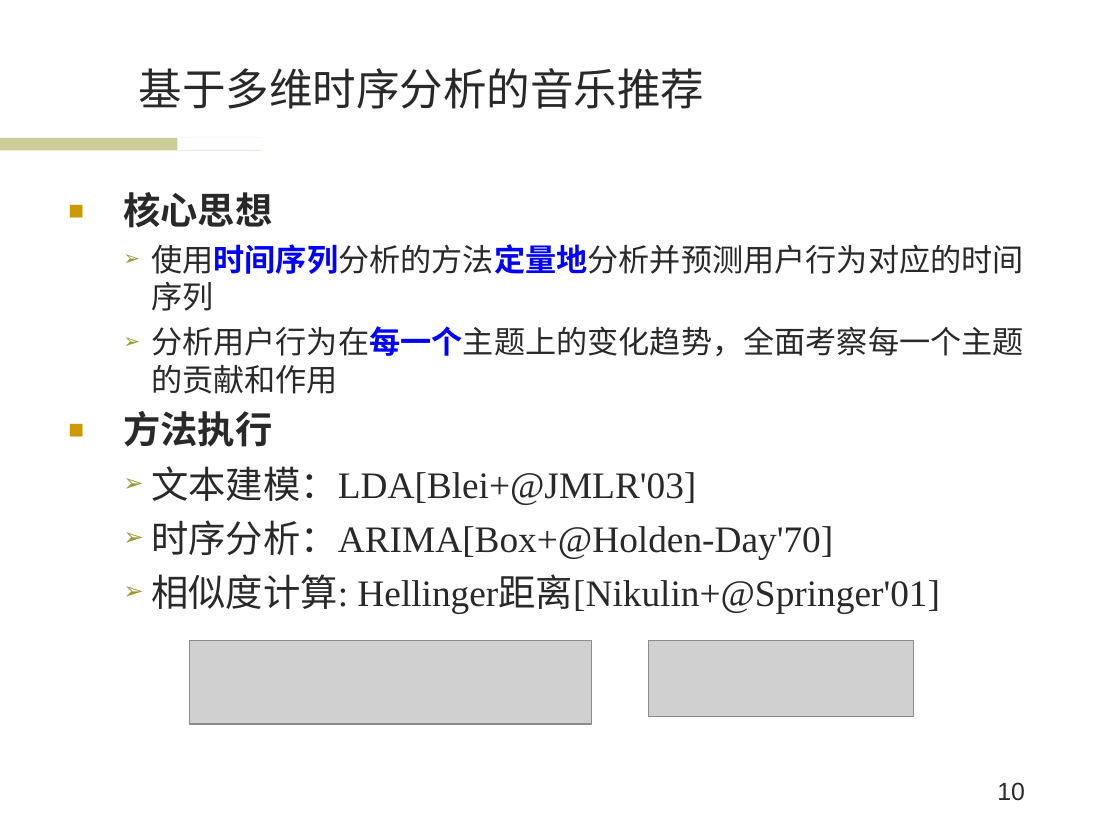
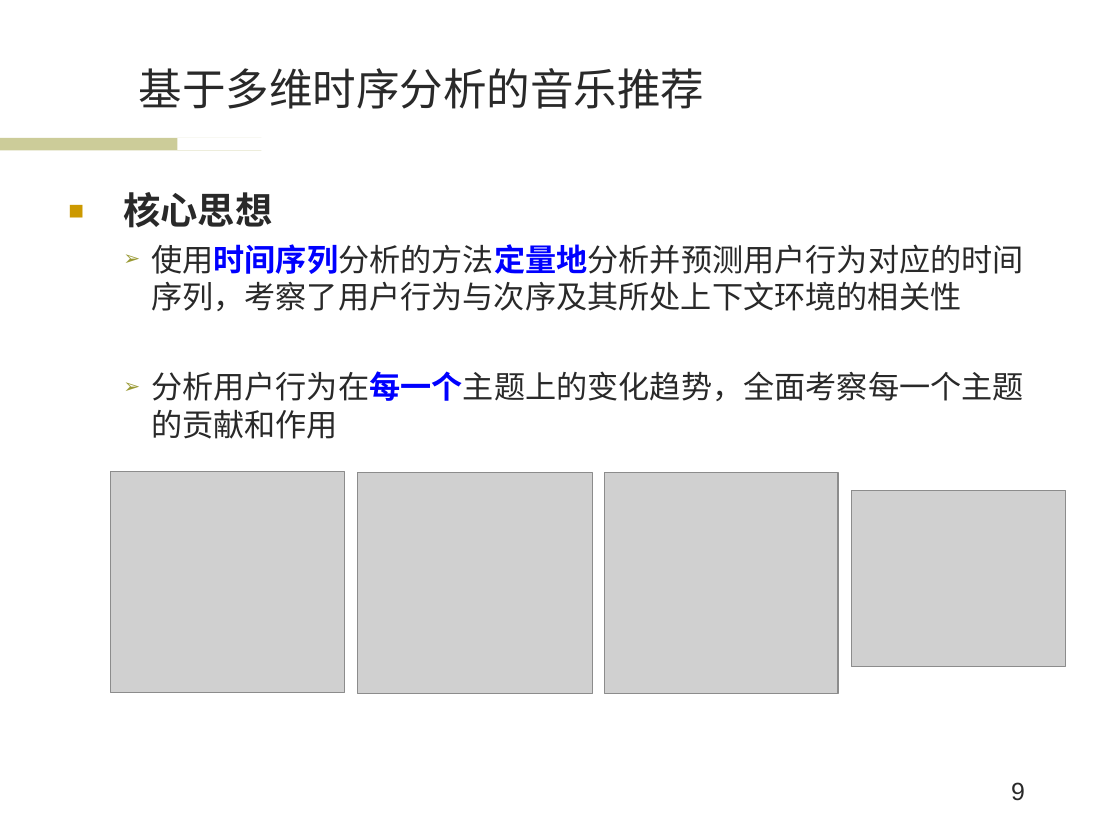
Before and after one commit to wwssttt/NJUThesis, a slide deck: slide 9 of 答辩准备/一种基于时间序列分析的个性化音乐推荐系统及其实现.ppt (slide 10 before the commit). Drawn at 1120x840 pixels with LibreOffice and Linux fonts; fonts in the diff are those of the drawing; grey boxes stand for pictures; background and template pictures are left out. Boxes give left, top, right and bottom in pixels: in the first picture for what was removed or moved away, otherwise in the second. Text is boxed around its words. In the diff, an @@ line names an element or a change of style, - is before the commit and + after.

```diff
--- a/答辩准备/一种基于时间序列分析的个性化音乐推荐系统及其实现.ppt
+++ b/答辩准备/一种基于时间序列分析的个性化音乐推荐系统及其实现.ppt
@@ text at box(151, 244, 1024, 311): text changed @@
-  ➢ 使用时间序列分析的方法定量地分析并预测用户行为对应的时间序列
+  ➢ 使用时间序列分析的方法定量地分析并预测用户行为对应的时间序列，考察了用户行为与次序及其所处上下文环境的相关性
@@ text at box(123, 411, 940, 613): paragraphs removed @@
-■ 方法执行
-  ➢ 文本建模：LDA[Blei+@JMLR'03]
-  ➢ 时序分析：ARIMA[Box+@Holden-Day'70]
-  ➢ 相似度计算: Hellinger距离[Nikulin+@Springer'01]
@@ picture added at box(111, 472, 345, 692) @@
@@ picture: place and size @@
-picture at box(189, 641, 591, 725)
+picture at box(357, 473, 592, 693)
@@ picture: place and size @@
-picture at box(648, 641, 914, 717)
+picture at box(605, 473, 839, 693)
@@ picture added at box(851, 491, 1065, 666) @@
@@ page number at box(1011, 782, 1025, 801): text changed @@
-10
+9
```
Also in this commit, not shown: 4 other slides changed, 1 slide added, 2 slides removed, 3 other files.
